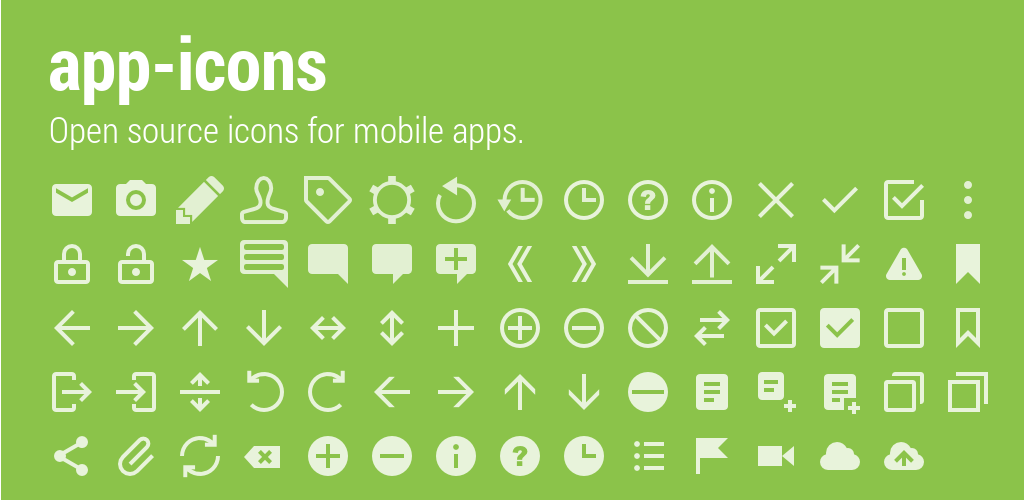
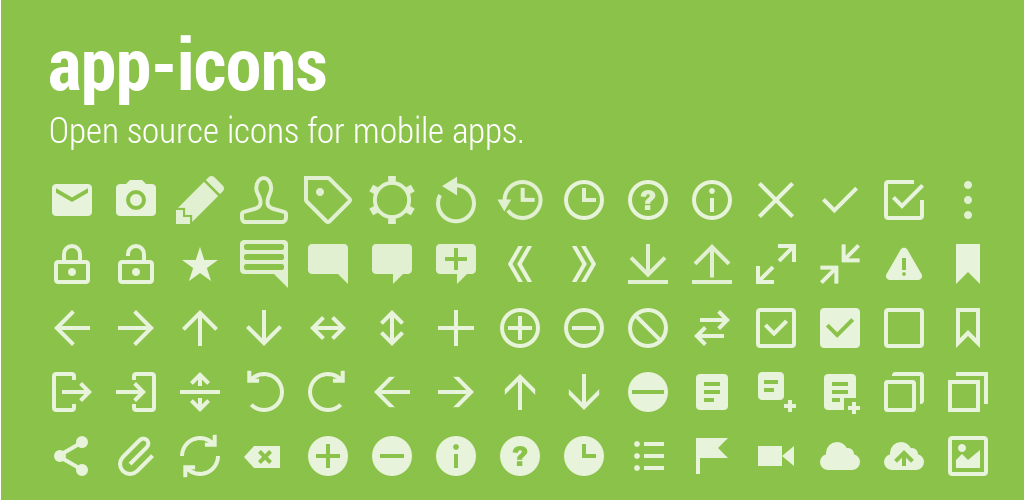
Before/after of a w=1024, h=500 layered artwork. What changed in the layer stack:
added layer "ic_action_picture.png" in group "icons" over [948, 436, 988, 476]
